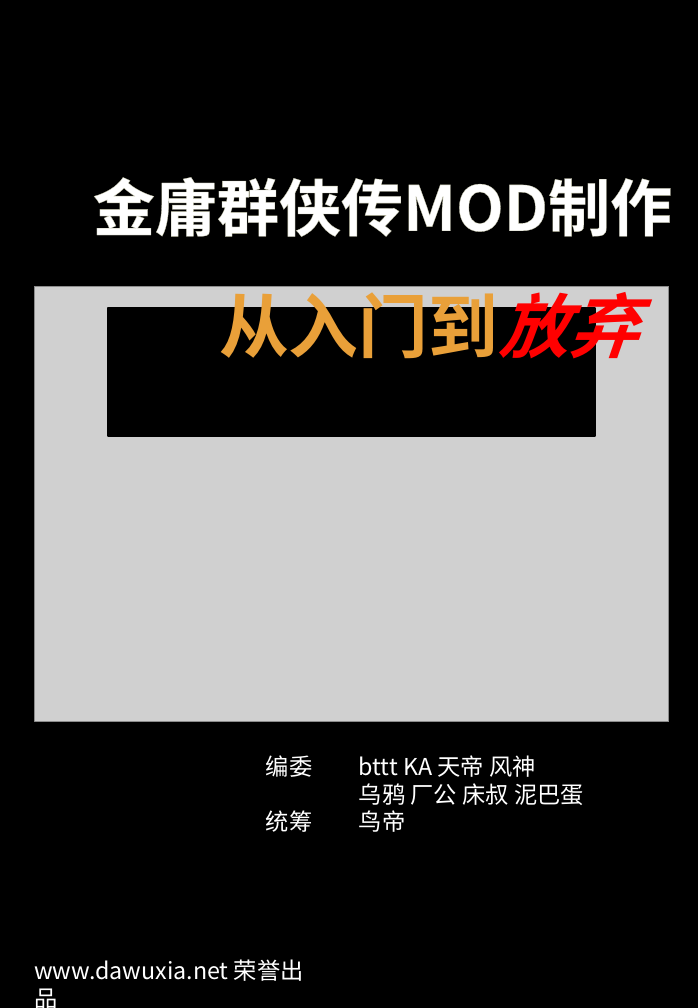
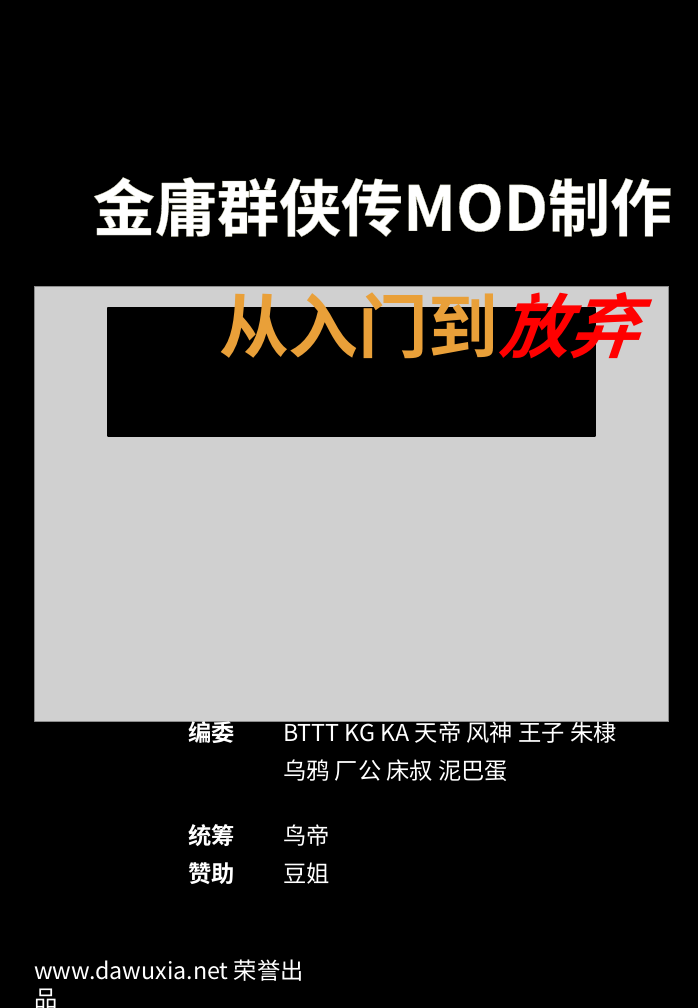
Before and after one commit to scarsty/kys-pascal, a slide deck: slide 1 of cover.pptx. Drawn at 698x1008 pixels with LibreOffice and Linux fonts; fonts in the diff are those of the drawing; grey boxes stand for pictures. Boxes give left, top, right and bottom in pixels: in the first picture for what was removed or moved away, otherwise in the second. Text is boxed around its words. In the diff, an @@ line names an element or a change of style, - is before the commit and + after.

```diff
--- a/cover.pptx
+++ b/cover.pptx
@@ table added at bbox=[179, 710, 645, 889], 4 rows, 2 columns @@
+编委 | BTTT KG KA 天帝 风神 王子 朱棣
+ | 乌鸦 厂公 床叔 泥巴蛋
+统筹 | 鸟帝
+赞助 | 豆姐
@@ text removed at bbox=[266, 755, 584, 832] @@
-编委 bttt KA 天帝 风神
-乌鸦 厂公 床叔 泥巴蛋
-统筹 鸟帝
```
Also in this commit, not shown: 36 other files.
